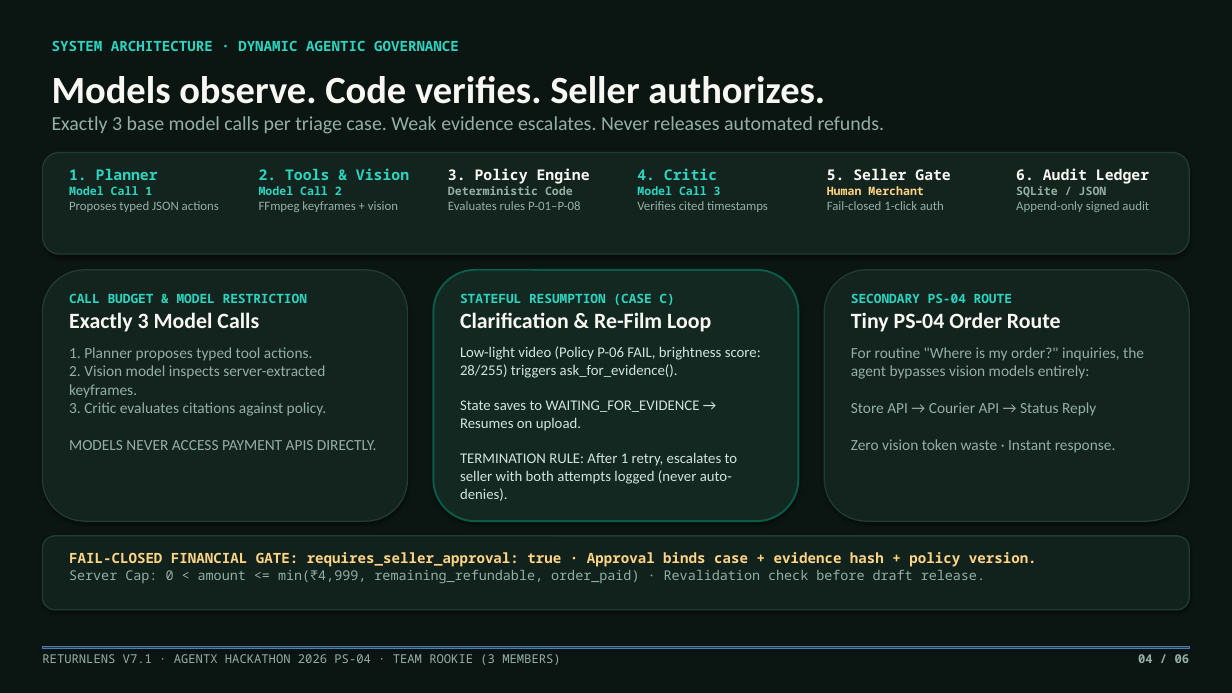
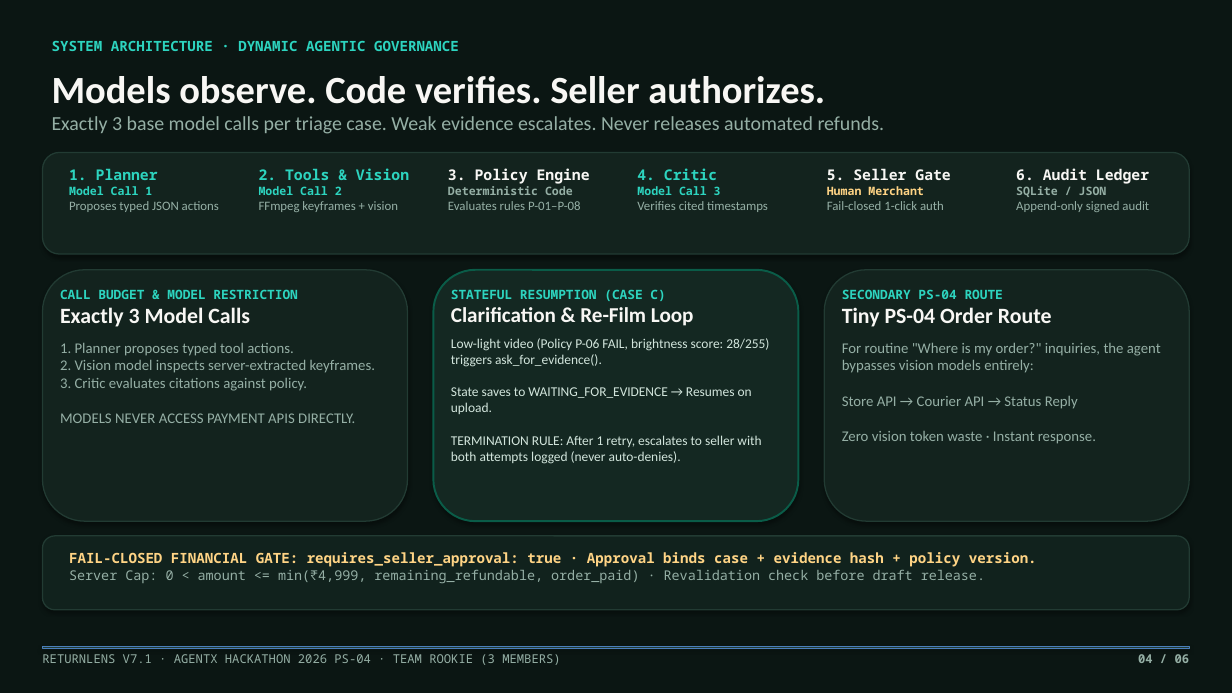
Before and after one commit to lenamkhanhh/hack4hack, a slide deck: slide 4 of ReturnLens_v7_1.pptx. Drawn at 1232x693 pixels with LibreOffice and Linux fonts; fonts in the diff are those of the drawing. Boxes give left, top, right and bottom in pixels: in the first picture for what was removed or moved away, otherwise in the second. Text is boxed around its words. In the diff, an @@ line names an element or a change of style, - is before the commit and + after.

```diff
--- a/ReturnLens_v7_1.pptx
+++ b/ReturnLens_v7_1.pptx
@@ text at [60, 343, 355, 423]: size 12 to 11.5 pt in "1. Planner proposes typed tool actions. 2. ..." @@
@@ text at [451, 338, 769, 464]: size 17 to 16.5 pt in "Clarification & Re-Film Loop"; size 11.5 to 10.5 pt in "Low-light video (Policy P-06 FAIL, brightness score: ..."; less space between paragraphs @@
@@ text at [842, 343, 1161, 444]: size 12 to 11.5 pt in "For routine "Where is my order?" inquiries, ..." @@
```
Also in this commit, not shown: 5 other slides changed, 10 other files.
